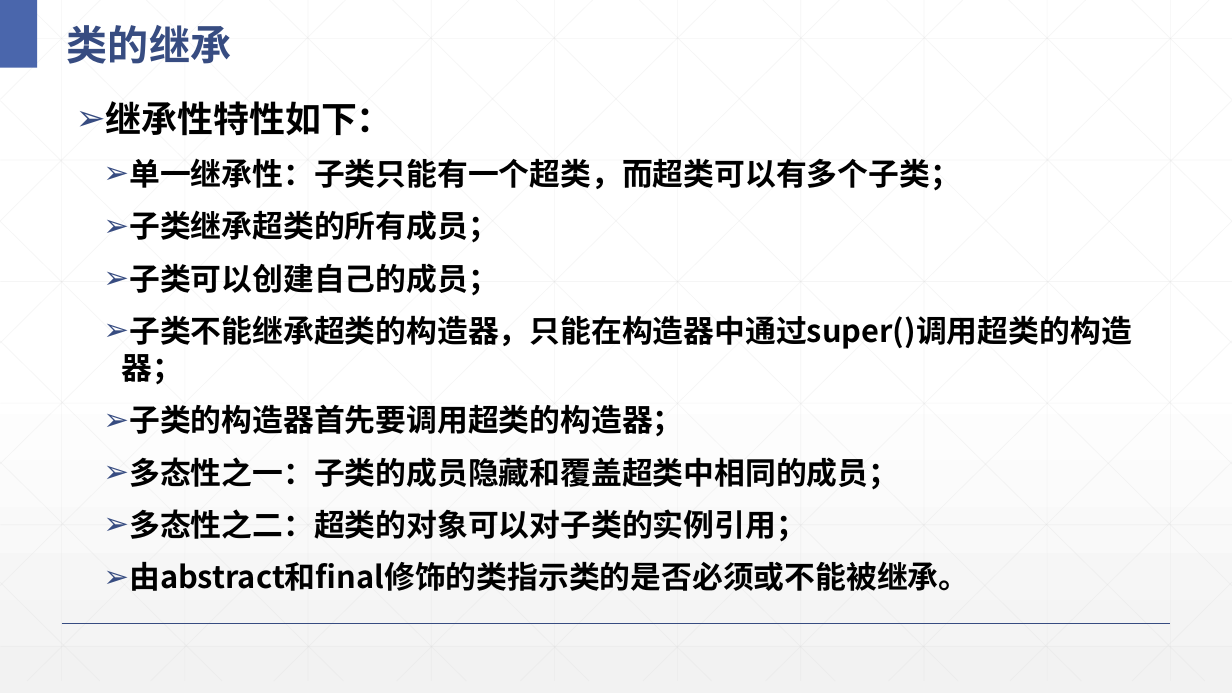
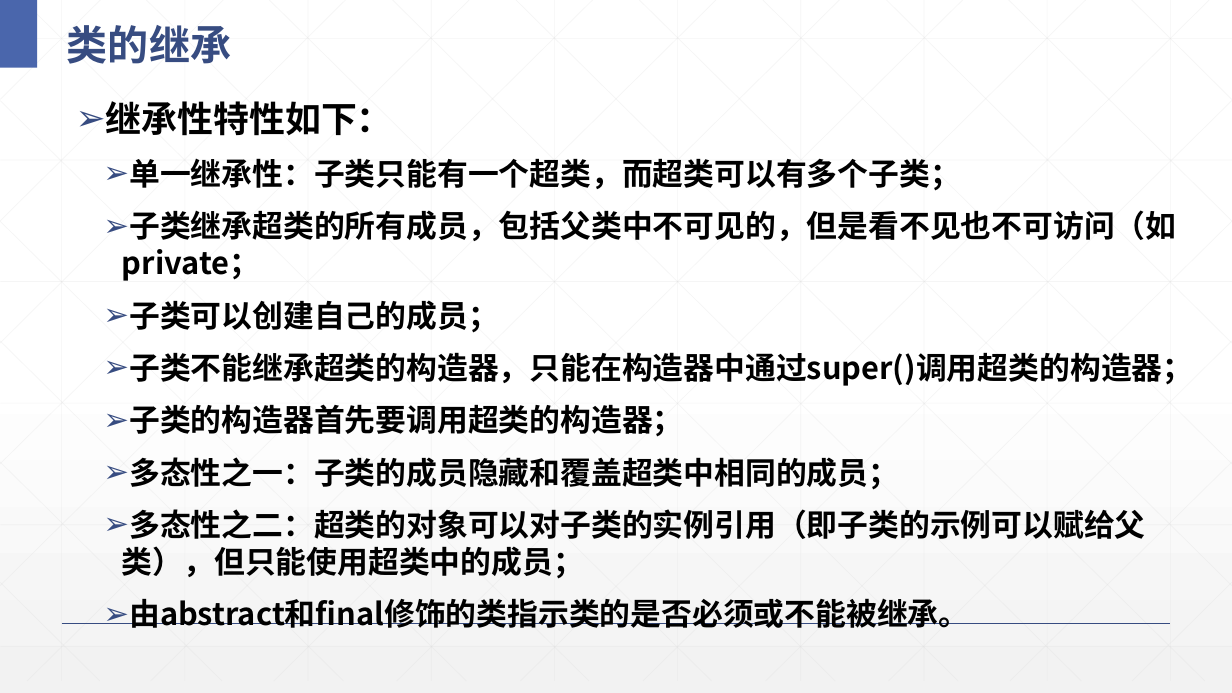
Before and after one commit to Panamera-Turbo/Java-program-term_3rd, a slide deck: slide 4 of PPT/J5-超类子类和继承性.pptx. Drawn at 1232x693 pixels with LibreOffice and Linux fonts; fonts in the diff are those of the drawing. Boxes give left, top, right and bottom in pixels: in the first picture for what was removed or moved away, otherwise in the second. Text is boxed around its words. In the diff, an @@ line names an element or a change of style, - is before the commit and + after.

```diff
--- a/PPT/J5-超类子类和继承性.pptx
+++ b/PPT/J5-超类子类和继承性.pptx
@@ text at [122, 210, 1176, 281]: text changed @@
-  ➢ 子类继承超类的所有成员；
+  ➢ 子类继承超类的所有成员，包括父类中不可见的，但是看不见也不可访问（如private；
@@ text at [122, 509, 1145, 579]: text changed @@
-  ➢ 多态性之二：超类的对象可以对子类的实例引用；
+  ➢ 多态性之二：超类的对象可以对子类的实例引用（即子类的示例可以赋给父类），但只能使用超类中的成员；
```
Also in this commit, not shown: 13 other files.
